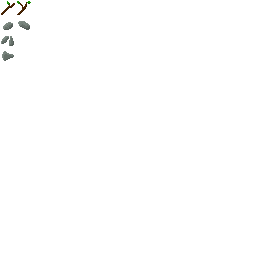
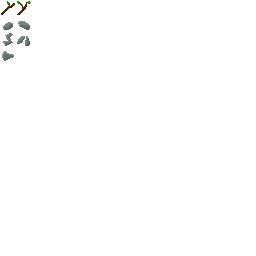
Layered file, before and after one edit (256 × 256). Changes by layer:
painted on "Background" over box(1, 33, 30, 46)
